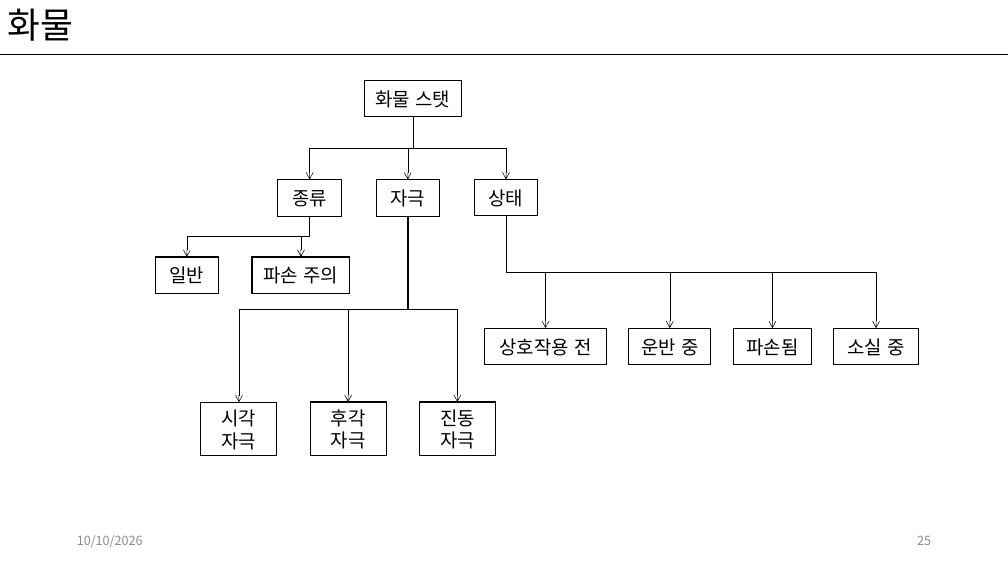
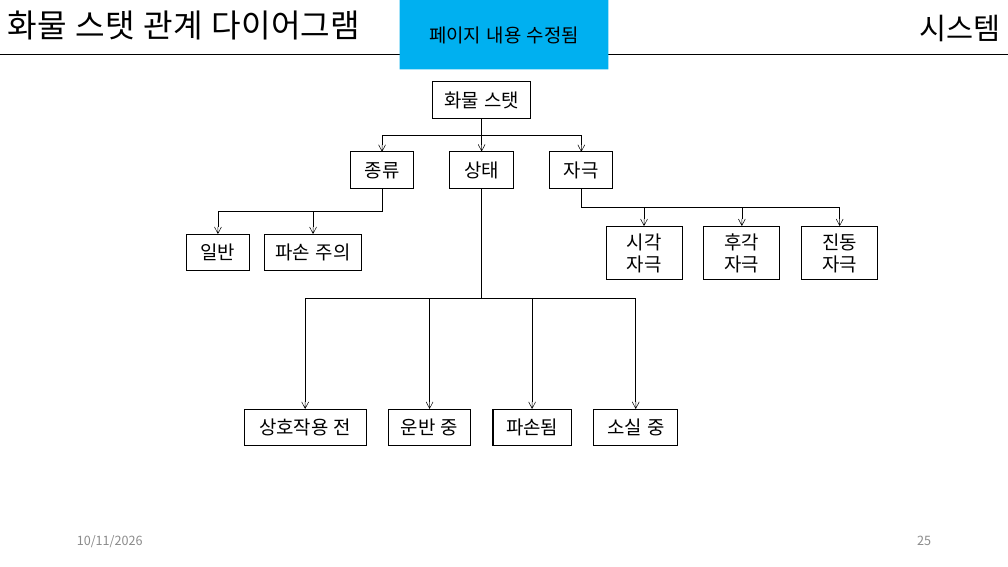
Before and after one commit to kwakyerin/2026_Graduation_Project, a slide deck: slide 25 of documents/HyunahKwon/design/designing/for_teammates/배트와 달트_기획서.pptx. Drawn at 1008x567 pixels with LibreOffice and Linux fonts; fonts in the diff are those of the drawing. Boxes give left, top, right and bottom in pixels: in the first picture for what was removed or moved away, otherwise in the second. Text is boxed around its words. In the diff, an @@ line names an element or a change of style, - is before the commit and + after.

Commit message:
화물,생물 스탯 기획, 정리
기획서에 내용 수정하고 추가함

```diff
--- a/documents/HyunahKwon/design/designing/for_teammates/배트와 달트_기획서.pptx
+++ b/documents/HyunahKwon/design/designing/for_teammates/배트와 달트_기획서.pptx
@@ title at bbox=[8, 10, 360, 40]: text changed; size 34 to 30.6 pt @@
-화물
+화물 스탯 관계 다이어그램
@@ rectangle added at bbox=[400, 0, 609, 70], fill #00B0F0, 18 pt, text #000000 @@
+페이지 내용 수정됨
@@ text added at bbox=[919, 14, 1000, 42], 28 pt, text #000000 @@
+시스템
@@ rectangle "화물 스탯": place and size @@
-rectangle "화물 스탯" at bbox=[364, 80, 462, 116]
+rectangle "화물 스탯" at bbox=[433, 82, 531, 118]
@@ elbow arrow moved from (413, 116) - (310, 180) to (482, 119) - (382, 152) @@
@@ elbow arrow moved from (413, 116) - (506, 179) to (482, 119) - (482, 151) @@
@@ elbow arrow moved from (413, 116) - (408, 180) to (482, 119) - (582, 152) @@
@@ rectangle "종류": place and size @@
-rectangle "종류" at bbox=[278, 180, 342, 216]
+rectangle "종류" at bbox=[351, 152, 414, 188]
@@ rectangle "상태": place and size @@
-rectangle "상태" at bbox=[474, 179, 538, 216]
+rectangle "상태" at bbox=[450, 151, 513, 188]
@@ rectangle "자극": place and size @@
-rectangle "자극" at bbox=[377, 180, 440, 216]
+rectangle "자극" at bbox=[550, 152, 613, 188]
@@ elbow arrow moved from (310, 216) - (187, 257) to (382, 188) - (218, 234) @@
@@ elbow arrow moved from (506, 216) - (546, 328) to (482, 188) - (306, 409) @@
@@ elbow arrow moved from (310, 216) - (301, 257) to (382, 188) - (313, 234) @@
@@ elbow arrow moved from (408, 216) - (457, 402) to (482, 188) - (430, 409) @@
@@ elbow arrow moved from (506, 216) - (876, 328) to (482, 188) - (636, 409) @@
@@ elbow arrow moved from (506, 216) - (773, 328) to (482, 188) - (532, 409) @@
@@ elbow arrow moved from (408, 216) - (239, 402) to (582, 188) - (644, 226) @@
@@ elbow arrow moved from (408, 216) - (349, 402) to (582, 188) - (742, 226) @@
@@ elbow arrow added from (582, 188) to (840, 226), #000000 0.5 pt @@
@@ rectangle "일반": place and size @@
-rectangle "일반" at bbox=[155, 257, 219, 293]
+rectangle "일반" at bbox=[186, 234, 250, 271]
@@ rectangle "파손 주의": place and size @@
-rectangle "파손 주의" at bbox=[252, 257, 349, 293]
+rectangle "파손 주의" at bbox=[264, 234, 361, 271]
@@ elbow arrow removed from (506, 216) to (670, 328) @@
@@ rectangle "시각 자극": place and size @@
-rectangle "시각 자극" at bbox=[201, 402, 277, 456]
+rectangle "시각 자극" at bbox=[606, 226, 682, 280]
@@ rectangle "후각 자극": place and size @@
-rectangle "후각 자극" at bbox=[310, 402, 386, 456]
+rectangle "후각 자극" at bbox=[704, 226, 780, 280]
@@ rectangle "진동 자극": place and size @@
-rectangle "진동 자극" at bbox=[420, 402, 495, 456]
+rectangle "진동 자극" at bbox=[802, 226, 878, 280]
@@ 4 rectangles: place and size @@
-4 rectangles at bbox=[485, 328, 918, 364]
+4 rectangles at bbox=[244, 409, 678, 445]
@@ text at bbox=[77, 535, 143, 547]: text changed @@
-10/10/2026
+10/11/2026
```
Also in this commit, not shown: 33 other slides changed, 2 slides added, 1 other file.
